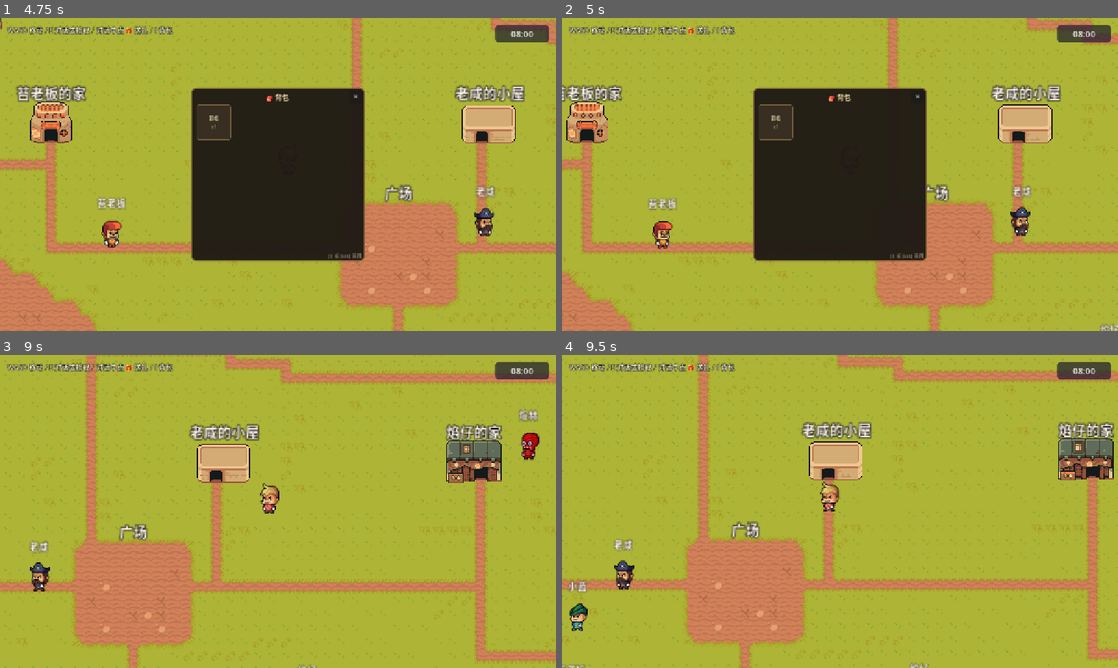
Above: before the commit, frames 1-4 (two rows, left to right).
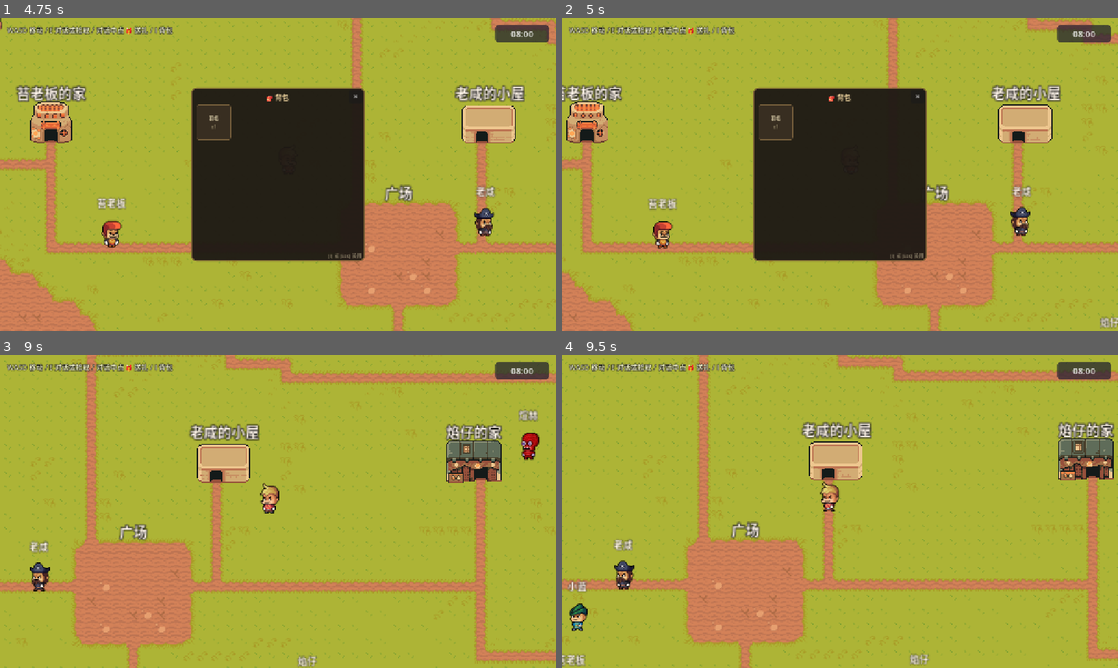
Above: after the commit, the same moments.

Repository: hotlddx-collab/game01
Game: Godot game, scene res://scenes/main.tscn
Same seed, same stepped clock (60 frames per second), same inputs: the game is played once before the commit and once after it.
Inputs:
- Up to frame 1 (4.75 s): tap Enter at 0.5 s; hold E (interact) 0.53-1.28 s; hold W (move_up) 0.53-2.03 s; tap I at 1.35, 2.85, 4.35 s; hold E (interact) 2.03-2.78 s; hold A (move_left) 2.03-3.53 s; hold S (move_down) 3.53-4.28 s; hold E (interact) 3.53-4.28 s; hold D (move_right) from 4.28 s (still down)
- Up to frame 2 (5 s): keep holding D (move_right)
- Up to frame 3 (9 s): release D (move_right) at 5.03 s; hold W (move_up) 5.03-5.78 s; hold E (interact) 5.03-5.78 s; hold D (move_right) 5.78-8.03 s; tap I at 5.85, 7.35, 8.85 s; hold E (interact) 6.53-7.28 s; hold S (move_down) 8.03-8.78 s; hold E (interact) 8.03-8.78 s; hold A (move_left) from 8.78 s (still down)
- Up to frame 4 (9.5 s): keep holding A (move_left)

Frame 1 is identical in both runs. In frame 2, 0.1% of the frame differs, in the area x 96-100%, y 95-100%; in frame 3, 0.1%; in frame 4, 0.3%, in the area x 0-66%, y 95-100%.

Commit message:
fix: 修 LLM 模块导入错误（绝对导入）+ Building 自动碰撞防止 NPC 穿过建筑

Diff:
--- a/scripts/building.gd
+++ b/scripts/building.gd
@@ -128,6 +128,31 @@
 
 	_update_entry_point()
 	_update_z_index(visual_size)
+	_update_collision(visual_size)
+
+
+## 自动给建筑加碰撞体，避免 NPC 穿过建筑后闲逛到背面
+func _update_collision(visual_size: Vector2) -> void:
+	# show_area_visual=false（如广场）不要碰撞
+	if not show_area_visual:
+		return
+	if visual_size.x <= 0 or visual_size.y <= 0:
+		return
+	# 已有碰撞体则跳过（用户手动放置过的不要重复加）
+	for child in get_children():
+		if child is StaticBody2D and child.name == "AutoCollision":
+			return
+
+	var body := StaticBody2D.new()
+	body.name = "AutoCollision"
+	add_child(body)
+	var shape := CollisionShape2D.new()
+	var rect := RectangleShape2D.new()
+	# 只挡建筑下半部分（脚面），让 NPC 能从上方"经过"建筑顶部视觉
+	rect.size = Vector2(visual_size.x * 0.9, visual_size.y * 0.6)
+	shape.shape = rect
+	shape.position = Vector2(0, visual_size.y * 0.2)  # 偏下放置
+	body.add_child(shape)
 
 
 func _update_z_index(visual_size: Vector2) -> void:
Not shown, changed: agent_server/agent.py
